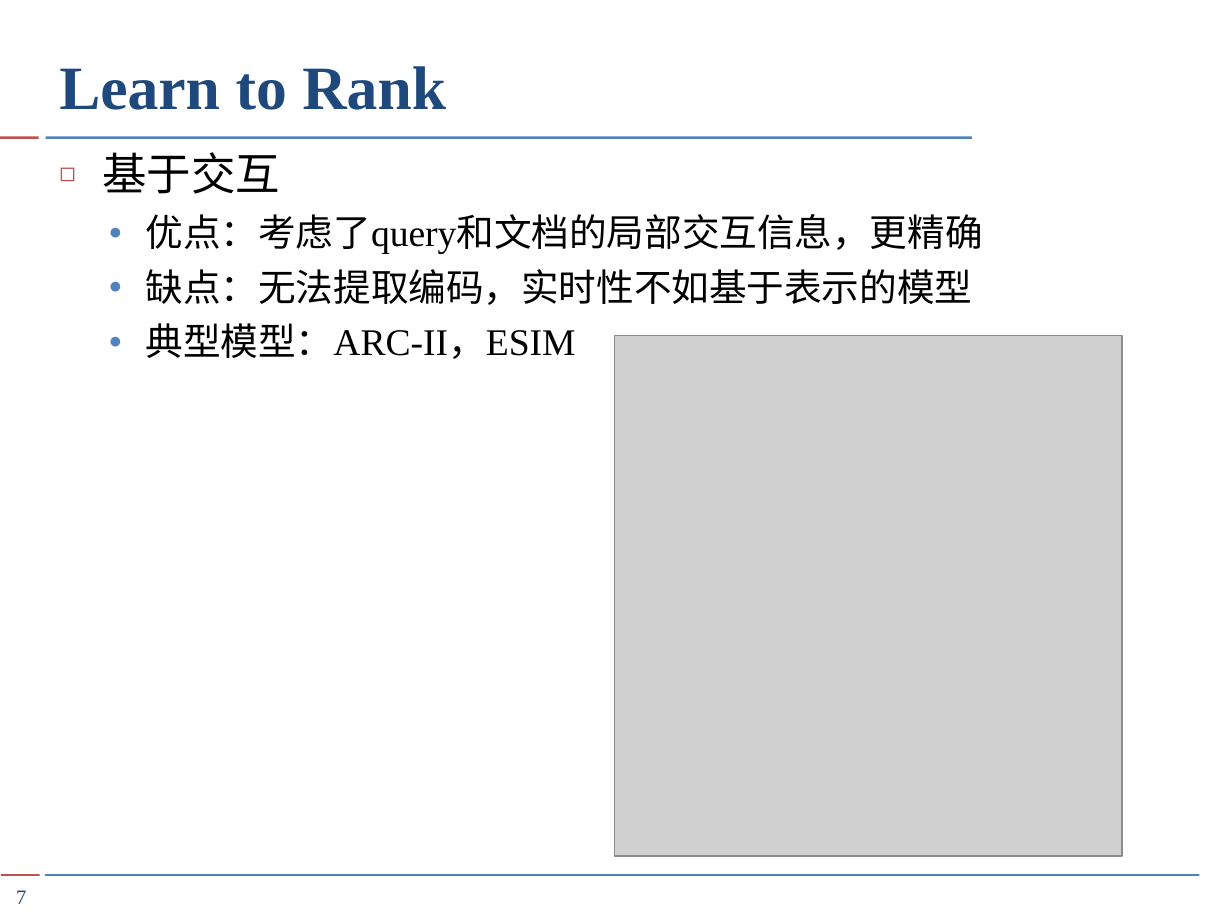
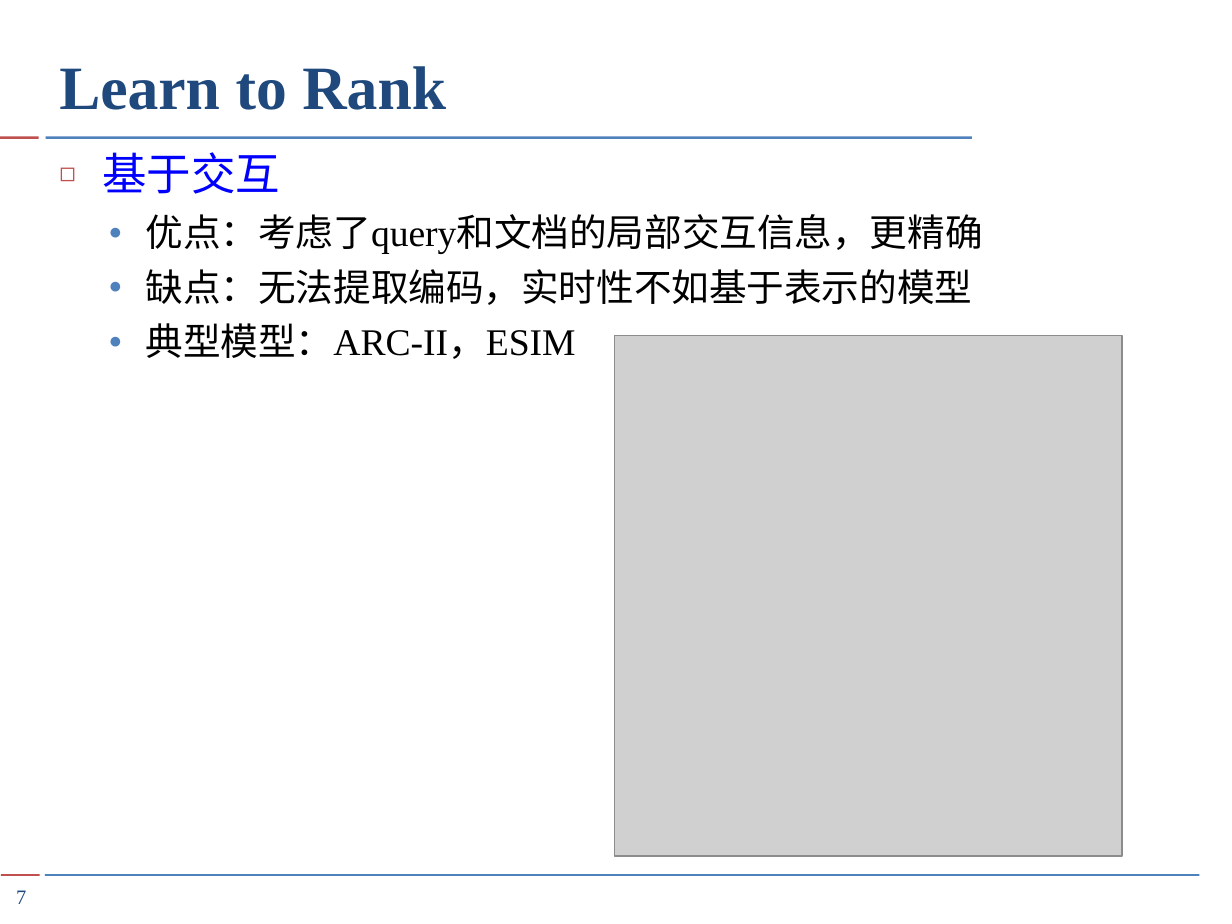
Before and after one commit to HMJW/hmjw.github.io, a slide deck: slide 7 of src/2020-9-3-text-ranker/TextRanker.pptx. Drawn at 1232x924 pixels with LibreOffice and Linux fonts; fonts in the diff are those of the drawing; grey boxes stand for pictures. Boxes give left, top, right and bottom in pixels: in the first picture for what was removed or moved away, otherwise in the second. Text is boxed around its words. In the diff, an @@ line names an element or a change of style, - is before the commit and + after.

Commit message:
TextRanker ppt

```diff
--- a/src/2020-9-3-text-ranker/TextRanker.pptx
+++ b/src/2020-9-3-text-ranker/TextRanker.pptx
@@ text at <box>102,152,280,194</box>: text colour #000000 to #0000FF in "基于交互" @@
```
Also in this commit, not shown: 12 other slides changed.
